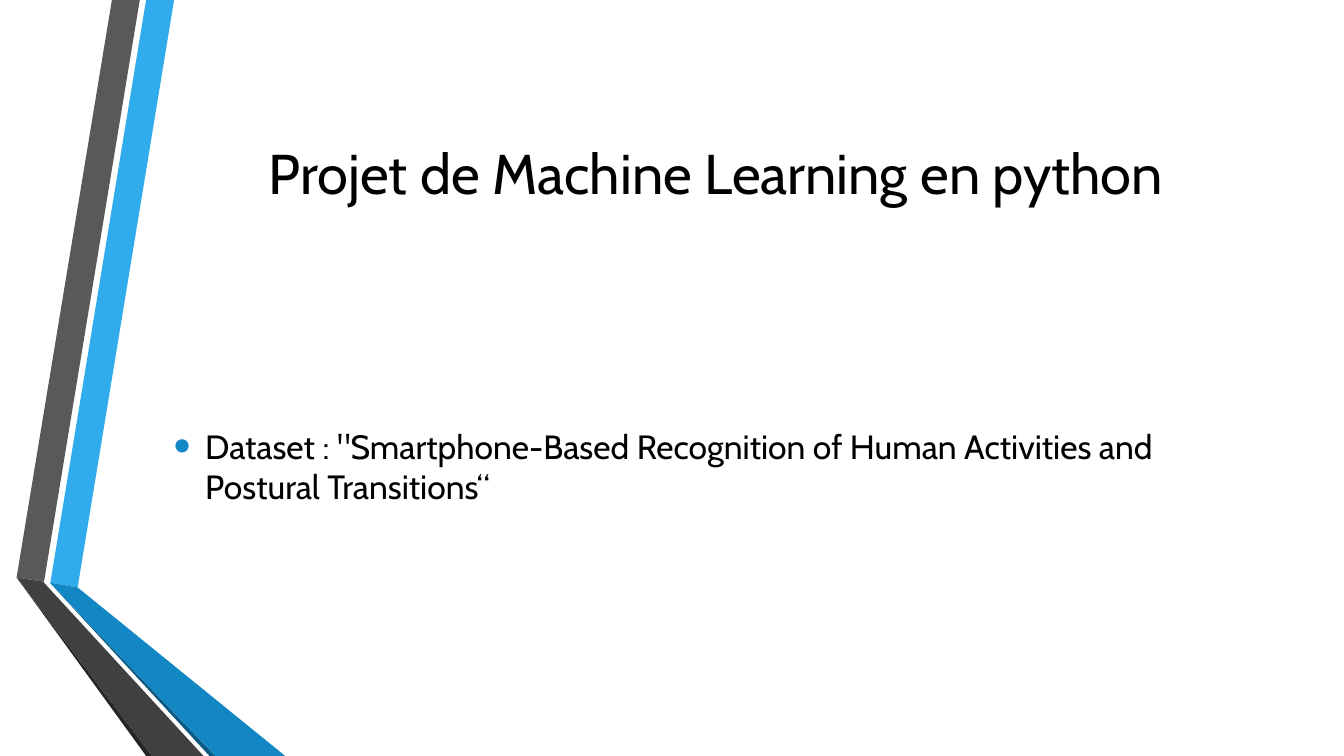
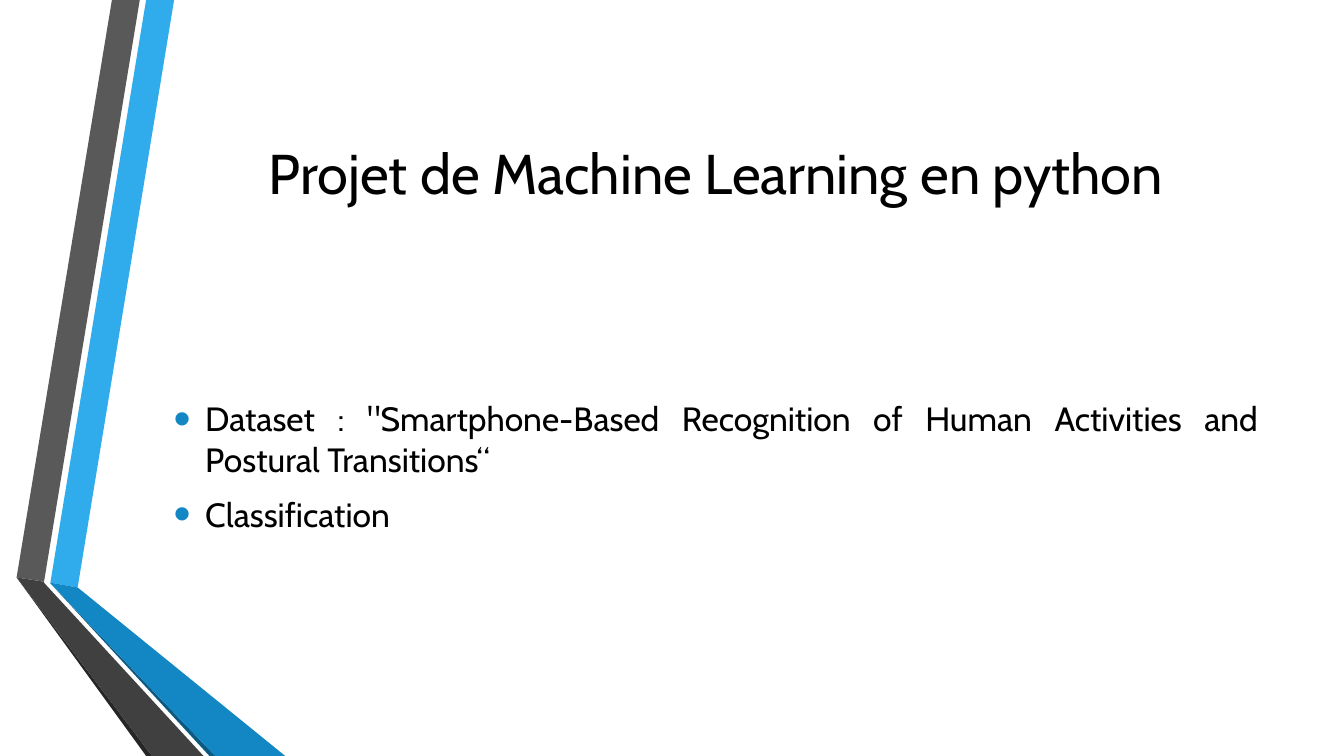
Before and after one commit to HenD-11/PythonForDataAnalysis, a slide deck: slide 2 of PPT_python4data.pptx. Drawn at 1344x756 pixels with LibreOffice and Linux fonts; fonts in the diff are those of the drawing; background and template pictures are left out. Boxes give left, top, right and bottom in pixels: in the first picture for what was removed or moved away, otherwise in the second. Text is boxed around its words. In the diff, an @@ line names an element or a change of style, - is before the commit and + after.

```diff
--- a/PPT_python4data.pptx
+++ b/PPT_python4data.pptx
@@ text at box(205, 405, 1258, 473): alignment left to justified @@
@@ text at box(205, 501, 390, 528): paragraph added @@
+• Classification
```
Also in this commit, not shown: 4 slides added, 1 other file.
